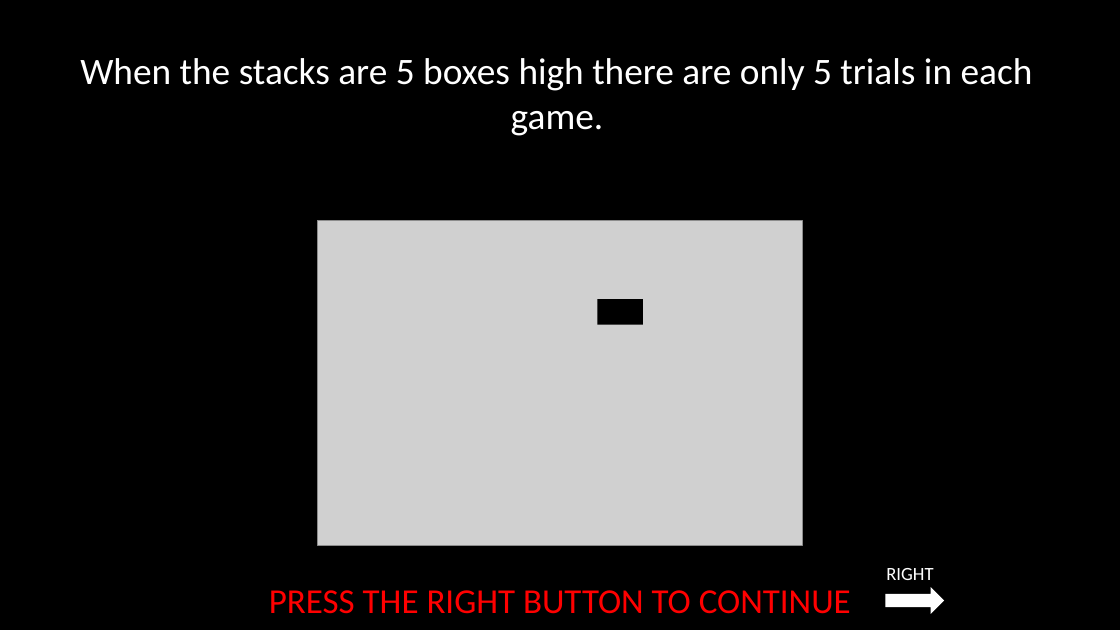
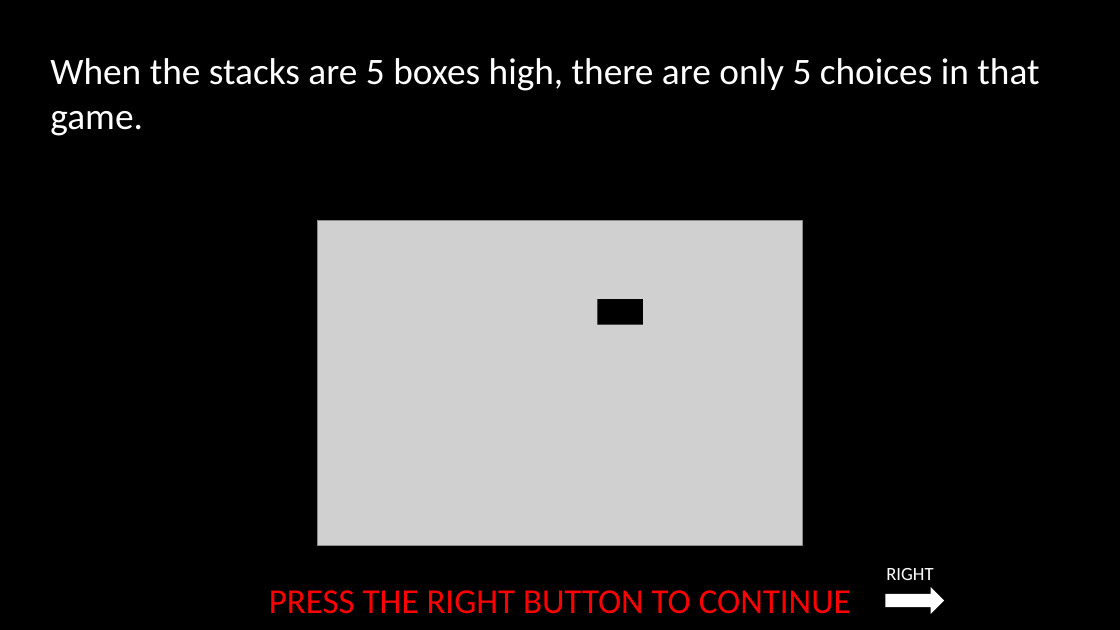
Before and after one commit to laureate-institute-for-brain-research/StimToolOnline, a slide deck: slide 16 of public/js/tasks/horizon/media/horizonInstructions_RSS.pptx. Drawn at 1120x630 pixels with LibreOffice and Linux fonts; fonts in the diff are those of the drawing; grey boxes stand for pictures. Boxes give left, top, right and bottom in pixels: in the first picture for what was removed or moved away, otherwise in the second. Text is boxed around its words. In the diff, an @@ line names an element or a change of style, - is before the commit and + after.

```diff
--- a/public/js/tasks/horizon/media/horizonInstructions_RSS.pptx
+++ b/public/js/tasks/horizon/media/horizonInstructions_RSS.pptx
@@ text at (x1=50, y1=58, x2=1039, y2=136): text changed @@
-When the stacks are 5 boxes high there are only 5 trials in each game.
+When the stacks are 5 boxes high, there are only 5 choices in that game.
```
Also in this commit, not shown: 10 other slides changed, 13 other files.
